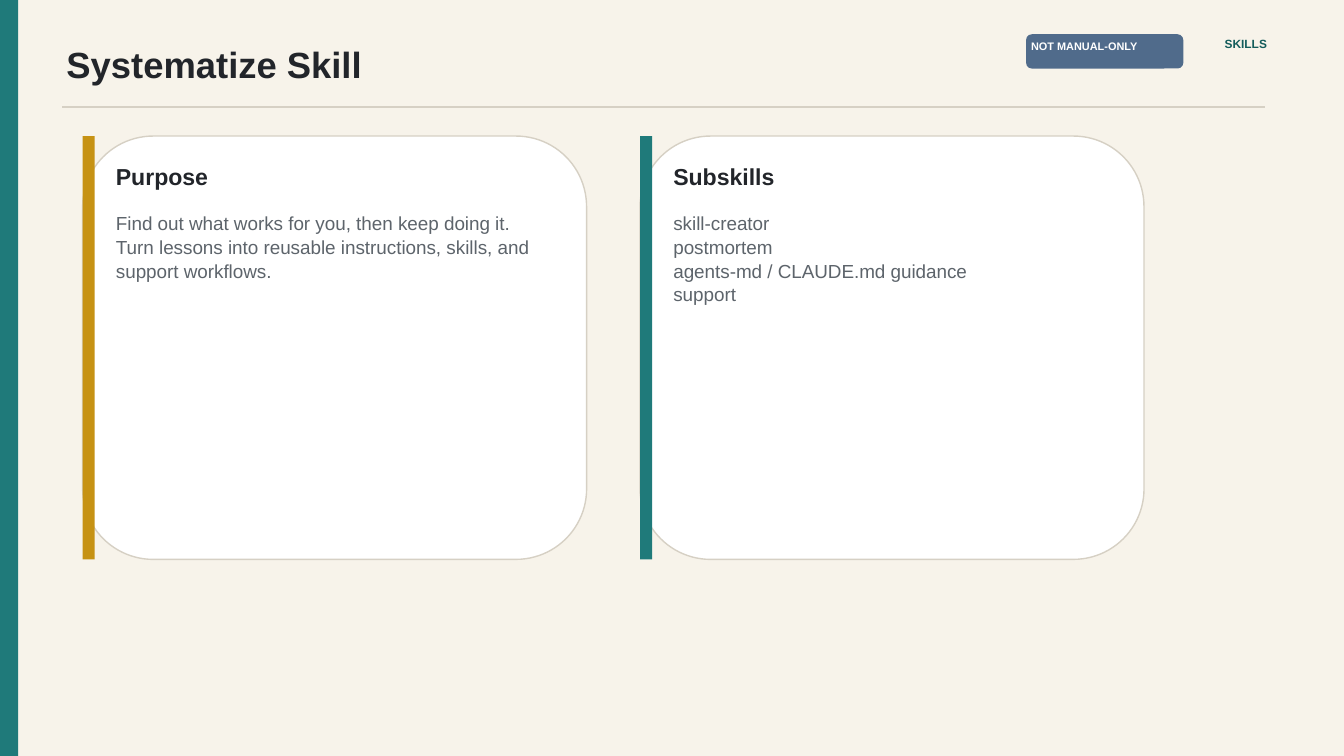
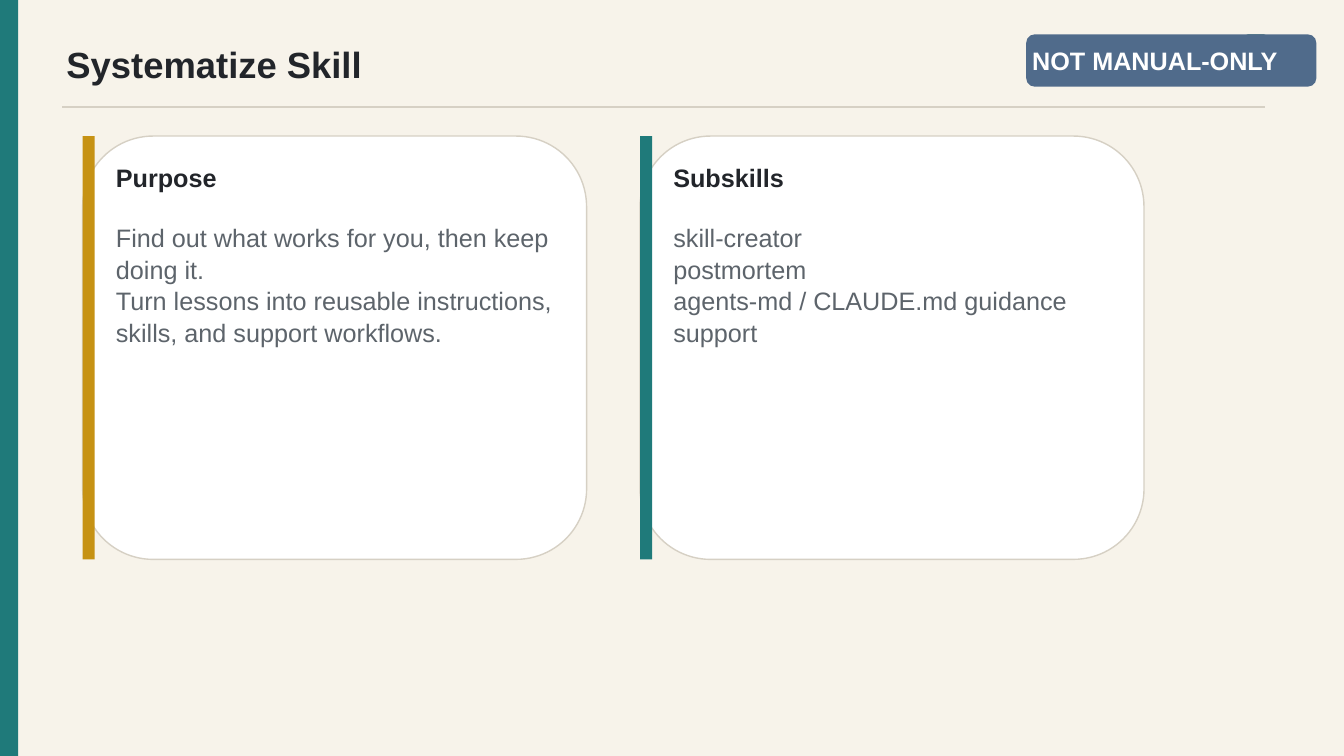
Before and after one commit to oclb/oconnorlab-agent-config, a slide deck: slide 24 of presentations/lab-agent-config-update/lab-agent-config-update.pptx (slide 23 before the commit). Drawn at 1344x756 pixels with LibreOffice and Linux fonts; fonts in the diff are those of the drawing. Boxes give left, top, right and bottom in pixels: in the first picture for what was removed or moved away, otherwise in the second. Text is boxed around its words. In the diff, an @@ line names an element or a change of style, - is before the commit and + after.

```diff
--- a/presentations/lab-agent-config-update/lab-agent-config-update.pptx
+++ b/presentations/lab-agent-config-update/lab-agent-config-update.pptx
@@ rounded rectangle: place and size @@
-rounded rectangle at bbox=[1026, 34, 1184, 69]
+rounded rectangle at bbox=[1026, 34, 1317, 87]
@@ text "NOT MANUAL-ONLY" at bbox=[1032, 52, 1277, 71]: size 7.8 to 18 pt @@
@@ text removed at bbox=[1225, 39, 1267, 48] @@
-SKILLS
@@ rounded rectangle added at bbox=[1245, 34, 1267, 56], fill #135C5B @@
@@ text "Purpose" at bbox=[116, 169, 217, 193]: size 16.5 to 18 pt @@
@@ text "Subskills" at bbox=[673, 168, 784, 188]: size 16.5 to 18 pt @@
@@ text "Find out what works for ...": place and size @@
-text "Find out what works for ..." at bbox=[116, 216, 529, 282]
+text "Find out what works for ..." at bbox=[116, 228, 551, 347]
@@ text "Find out what works for ..." at bbox=[116, 228, 551, 347]: size 13.5 to 18 pt @@
@@ text "skill-creator" at bbox=[673, 228, 1066, 347]: size 13.5 to 18 pt @@
@@ text "skill-creator": place and size @@
-text "skill-creator" at bbox=[673, 216, 967, 305]
+text "skill-creator" at bbox=[673, 228, 1066, 347]
```
Also in this commit, not shown: 28 other slides changed, 1 slide added, 22 other files.
